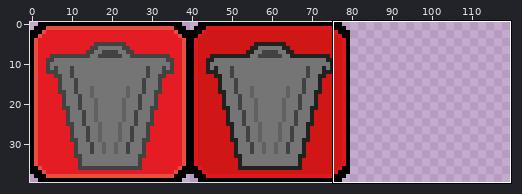
Sprite sheet: images/buttons/sellbutton.png. Above, an overview of the earlier version with the close-up marked.
Close-up. Old version:
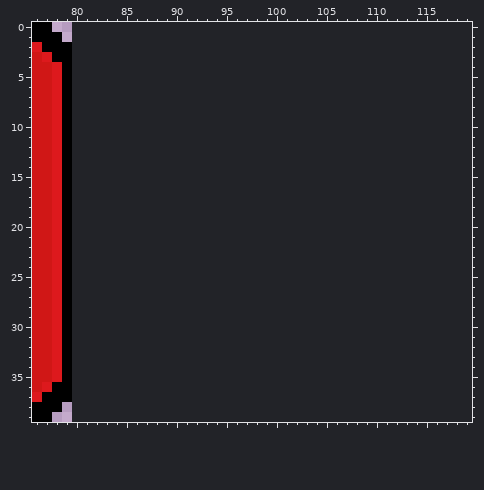
The file is 80x40 pixels. Shown: x 76..119, y 0..39. The old version is drawn lined up with the new one, on the new canvas.
Once edited:
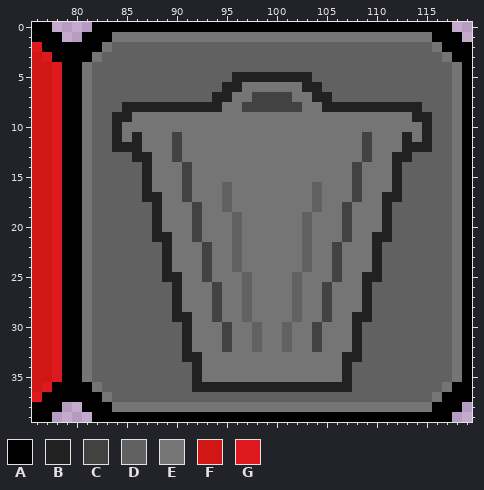
Palette (. is transparent): A #000000  B #212121  C #424242  D #616161  E #757575  F #d01716  G #dd191d
Commit: unselected sellbutton och lite kort
Edits made:
canvas 80x40 -> 120x40
Changed rows in their new state; - is an unchanged pixel.
first column x 80:
 0 --AAAAAAAAAAAAAAAAAAAAAAAAAAAAAAAAAAAA--
 1 -AAAEEEEEEEEEEEEEEEEEEEEEEEEEEEEEEEEAAA-
 2 AAAEDDDDDDDDDDDDDDDDDDDDDDDDDDDDDDDDEAAA
 3 AAEDDDDDDDDDDDDDDDDDDDDDDDDDDDDDDDDDDEAA
 4 AEDDDDDDDDDDDDDDDDDDDDDDDDDDDDDDDDDDDDEA
 5 AEDDDDDDDDDDDDDDBBBBBBBBDDDDDDDDDDDDDDEA
 6 AEDDDDDDDDDDDDDBBEEEEEEBBDDDDDDDDDDDDDEA
 7 AEDDDDDDDDDDDDBBEECCCCEEBBDDDDDDDDDDDDEA
 8 AEDDDBBBBBBBBBBEECCCCCCEEBBBBBBBBBBDDDEA
 9 AEDDBBEEEEEEEEEEEEEEEEEEEEEEEEEEEEBBDDEA
10 AEDDBEEEEEEEEEEEEEEEEEEEEEEEEEEEEEEBDDEA
11 AEDDBEBEEECEEEEEEEEEEEEEEEEEECEEEBEBDDEA
12 AEDDBBBEEECEEEEEEEEEEEEEEEEEECEEEBBBDDEA
13 AEDDDDBBEECEEEEEEEEEEEEEEEEEECEEBBDDDDEA
14 AEDDDDDBEEECEEEEEEEEEEEEEEEECEEEBDDDDDEA
15 AEDDDDDBEEECEEEEEEEEEEEEEEEECEEEBDDDDDEA
16 AEDDDDDBEEECEEEDEEEEEEEEDEEECEEEBDDDDDEA
17 AEDDDDDBBEECEEEDEEEEEEEEDEEECEEBBDDDDDEA
18 AEDDDDDDBEEECEEDEEEEEEEEDEECEEEBDDDDDDEA
19 AEDDDDDDBEEECEEEDEEEEEEDEEECEEEBDDDDDDEA
20 AEDDDDDDBEEECEEEDEEEEEEDEEECEEEBDDDDDDEA
21 AEDDDDDDBBEECEEEDEEEEEEDEEECEEBBDDDDDDEA
22 AEDDDDDDDBEEECEEDEEEEEEDEECEEEBDDDDDDDEA
23 AEDDDDDDDBEEECEEDEEEEEEDEECEEEBDDDDDDDEA
24 AEDDDDDDDBEEECEEDEEEEEEDEECEEEBDDDDDDDEA
25 AEDDDDDDDBBEECEEEDEEEEDEEECEEBBDDDDDDDEA
26 AEDDDDDDDDBEEECEEDEEEEDEECEEEBDDDDDDDDEA
27 AEDDDDDDDDBEEECEEDEEEEDEECEEEBDDDDDDDDEA
28 AEDDDDDDDDBEEECEEDEEEEDEECEEEBDDDDDDDDEA
29 AEDDDDDDDDBBEECEEDEEEEDEECEEBBDDDDDDDDEA
30 AEDDDDDDDDDBEEECEEDEEDEECEEEBDDDDDDDDDEA
31 AEDDDDDDDDDBEEECEEDEEDEECEEEBDDDDDDDDDEA
32 AEDDDDDDDDDBEEECEEDEEDEECEEEBDDDDDDDDDEA
33 AEDDDDDDDDDBBEEEEEEEEEEEEEEBBDDDDDDDDDEA
34 AEDDDDDDDDDDBEEEEEEEEEEEEEEBDDDDDDDDDDEA
35 AEDDDDDDDDDDBEEEEEEEEEEEEEEBDDDDDDDDDDEA
36 AAEDDDDDDDDDBBBBBBBBBBBBBBBBDDDDDDDDDEAA
37 AAAEDDDDDDDDDDDDDDDDDDDDDDDDDDDDDDDDEAAA
38 -AAAEEEEEEEEEEEEEEEEEEEEEEEEEEEEEEEEAAA-
39 --AAAAAAAAAAAAAAAAAAAAAAAAAAAAAAAAAAAA--
Pixel boxes of the changes (left, top, right, bottom) in both close-ups:
added: (72, 22, 472, 422)
